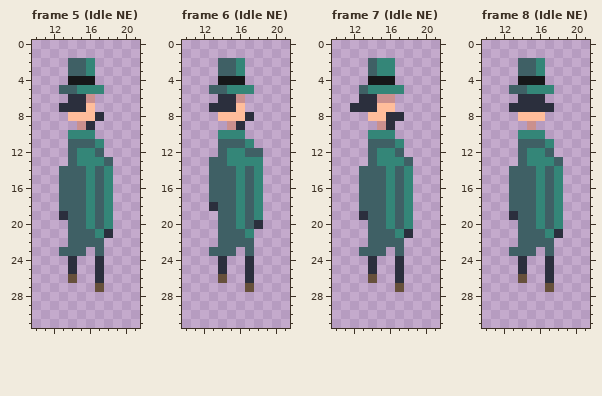
Edited in one commit: pixel-art file (assets/rpg/green.ase). That is the earlier state.
32x32 pixels, 120 frames. Colours within 5 levels of each other are drawn and written as one. Shown: frame 5 (Idle NE): x 10..21, y 0..31; frame 6 (Idle NE): x 10..21, y 0..31; frame 7 (Idle NE): x 10..21, y 0..31; frame 8 (Idle NE): x 10..21, y 0..31. The commit also changed other frames, which this record leaves out.
Now the later version:
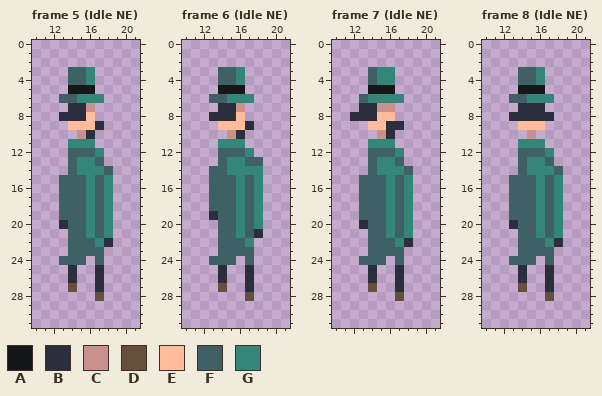
Palette (. is transparent): A #161719  B #2b2f3d  C #ca908e  D #66503b  E #ffbd9b  F #3f6065  G #348678
Change:
Frame 5 (Idle NE):
y 2: x 14..16 FFG -> ...
y 4: x 14..16 AAA -> FFG
y 5: x 13..17 FFGGG -> .AAA.
y 6: x 13..17 .BBC. -> FFGGG
y 7: x 13 B -> .; x 16 E -> C
y 8: x 13..15 .EE -> BBB; x 17 B -> .
y 9: x 14..17 .CB. -> EEEB
y 10: x 14..16 GGG -> .CB
y 11: x 14..17 FFFG -> GGG.
y 12: x 15..17 GGF -> FFG
y 13: x 17..18 GF -> F.
y 14: x 13 F -> .; x 15 F -> G; x 17..18 FG -> GF
y 19: x 13 B -> F
y 20: x 13 . -> B
y 21: x 16..18 FGB -> GFG
y 22: x 17..18 F. -> GB
y 23: x 13 F -> .; x 16 . -> F
y 24: x 13..15 .B. -> FFF; x 17 B -> F
y 26: x 14 D -> B
y 27: x 14 . -> D; x 17 D -> B
y 28: x 17 . -> D
Frame 6 (Idle NE):
y 2: x 14..16 FFG -> ...
y 4: x 14..16 AAA -> FFG
y 5: x 13..17 FFGGG -> .AAA.
y 6: x 13..17 .BBC. -> FFGGG
y 7: x 13 B -> .; x 16 E -> C
y 8: x 13..15 .EE -> BBB; x 17 B -> .
y 9: x 14..17 .CB. -> EEEB
y 10: x 14..16 GGG -> .CB
y 11: x 14..17 FFFG -> GGG.
y 12: x 15..18 GGFF -> FFG.
y 13: x 13 F -> .; x 17..18 GG -> FF
y 14: x 15 F -> G; x 17 F -> G
y 18: x 13 B -> F
y 19: x 13 . -> B
y 20: x 18 B -> G
y 21: x 16..18 FG. -> GFB
y 22: x 17 F -> G
y 23: x 13 F -> .; x 16 . -> F
y 24: x 13..15 .B. -> FFF; x 17 B -> F
y 26: x 14 D -> B
y 27: x 14 . -> D; x 17 D -> B
y 28: x 17 . -> D
Frame 7 (Idle NE):
y 2: x 14..16 FGG -> ...
y 4: x 14..16 AAA -> FGG
y 5: x 13..17 FGGGG -> .AAA.
y 6: x 13..17 BBCC. -> FGGGG
y 7: x 12 B -> .; x 15..16 EE -> CC
y 8: x 12..14 ..E -> BBB; x 16..17 BB -> E.
y 9: x 14..15 .C -> EE; x 17 . -> B
y 10: x 14..16 GGG -> .CB
y 11: x 14..17 FFFG -> GGG.
y 12: x 15..17 GGF -> FFG
y 13: x 17..18 GF -> F.
y 14: x 13 F -> .; x 15 F -> G; x 17..18 FG -> GF
y 19: x 13 B -> F
y 20: x 13 . -> B
y 21: x 16..18 FGB -> GFG
y 22: x 17..18 F. -> GB
y 23: x 13 F -> .; x 16 . -> F
y 24: x 13..15 .B. -> FFF; x 17 B -> F
y 26: x 14 D -> B
y 27: x 14 . -> D; x 17 D -> B
y 28: x 17 . -> D
Frame 8 (Idle NE):
y 2: x 14..16 FFG -> ...
y 4: x 14..16 AAA -> FFG
y 5: x 13..17 FFGGG -> .AAA.
y 6: x 13..17 .BBB. -> FFGGG
y 7: x 13 B -> .; x 17 B -> .
y 8: x 13..17 .EEE. -> BBBBB
y 9: x 14..16 .C. -> EEE
y 10: x 14..16 GGG -> .C.
y 11: x 14..17 FFFG -> GGG.
y 12: x 15..17 GGF -> FFG
y 13: x 17..18 GF -> F.
y 14: x 13 F -> .; x 15 F -> G; x 17..18 FG -> GF
y 19: x 13 B -> F
y 20: x 13 . -> B
y 21: x 16..18 FGB -> GFG
y 22: x 17..18 F. -> GB
y 23: x 13 F -> .; x 16 . -> F
y 24: x 13..15 .B. -> FFF; x 17 B -> F
y 26: x 14 D -> B
y 27: x 14 . -> D; x 17 D -> B
y 28: x 17 . -> D
Pixel boxes of the changes (left, top, right, bottom) in both pictures:
changed: (59, 58, 113, 175)
changed: (59, 211, 113, 301)
changed: (209, 58, 263, 175)
changed: (209, 202, 263, 301)
changed: (350, 58, 413, 175)
changed: (359, 211, 413, 301)
changed: (509, 58, 563, 175)
changed: (509, 211, 563, 301)
